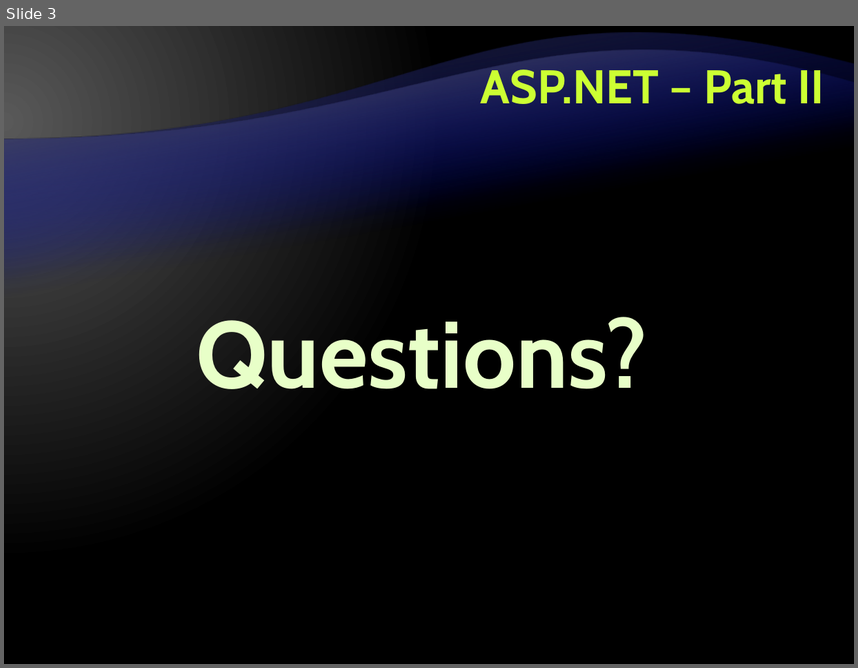
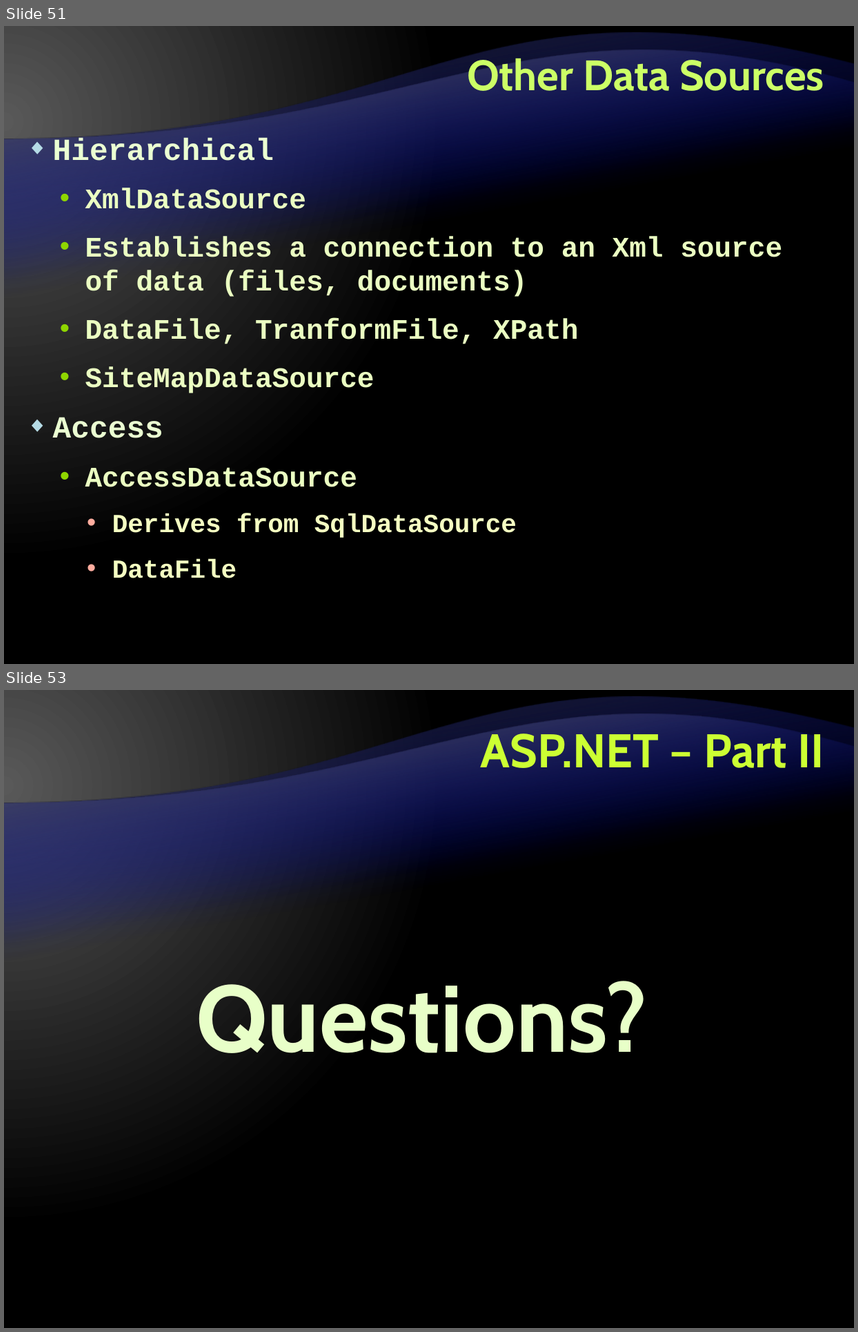
Before and after one commit to Graveheart/aspnetcourse, a slide deck: lectures/9. ASP.NET – Part II.pptx. Shown one above the other, each under a label of ours: slide 3 before the commit, slides 51 and 53 after it; the slides between them are not shown. The pictures are 858x668 and 858x1332 pixels, drawn with LibreOffice and Linux fonts; fonts in the diff are those of the drawing; background and template pictures are left out. Boxes give left, top, right and bottom in pixels: in the first picture for what was removed or moved away, otherwise in the second. Text is boxed around its words. In the diff, an @@ line names an element or a change of style, - is before the commit and + after.

```diff
--- a/lectures/9. ASP.NET – Part II.pptx
+++ b/lectures/9. ASP.NET – Part II.pptx
@@ slide 51 added at box(4, 26, 854, 664), background gradient #595959 to #000000; not listed: 2 template elements that a slide beside it also shows @@
@@ title added at box(467, 54, 824, 91), 36 pt, text #CCFF66, bold @@
+Other Data Sources
@@ text added at box(53, 138, 782, 578), 24 pt, text #EBFFC2, bold @@
+◆ Hierarchical
+  • XmlDataSource
+  • Establishes a connection to an Xml source of data (files, documents)
+  • DataFile, TranformFile, XPath
+  • SiteMapDataSource
+◆ Access
+  • AccessDataSource
+    • Derives from SqlDataSource
+    • DataFile
@@ what was slide 3 is now slide 53 @@
```
Also in this commit, not shown: 2 slides changed, 50 other slides added.
